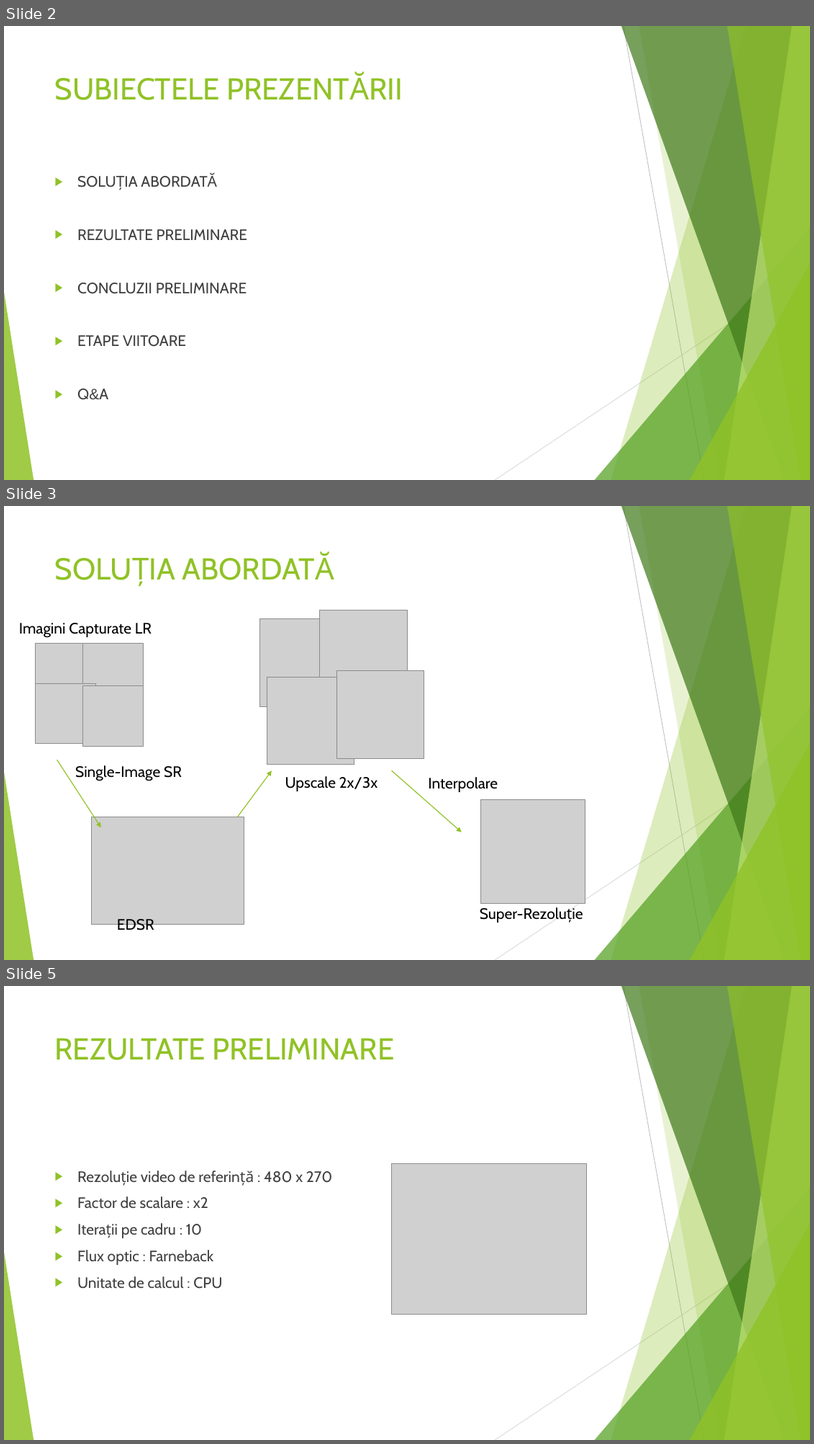
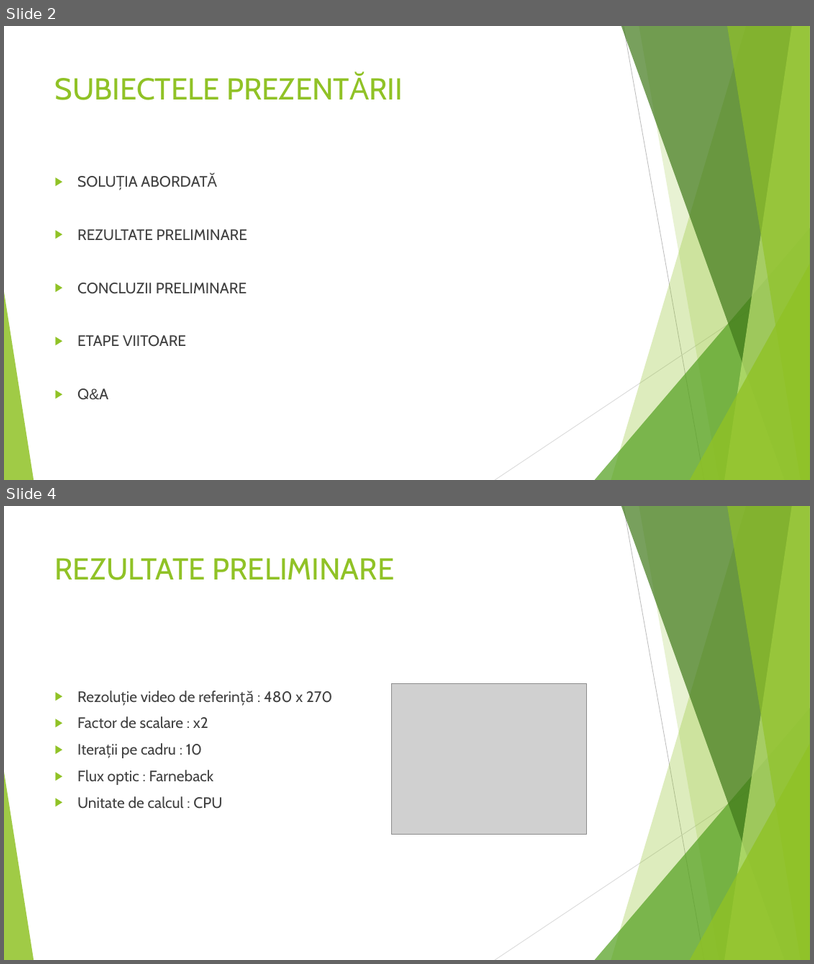
Before and after one commit to DragoshAndrei/SuperResolution_ACI, a slide deck: SUPER RESOLUTION A SPATIAL SUBPIXEL INTERPOLATION TECHNIQUE_sprint_2.pptx. Shown one above the other, each under a label of ours: slides 2, 3 and 5 before the commit, slides 2 and 4 after it; the slides between them are not shown. The pictures are 814x1444 and 814x964 pixels, drawn with LibreOffice and Linux fonts; fonts in the diff are those of the drawing; grey boxes stand for pictures. Boxes give left, top, right and bottom in pixels: in the first picture for what was removed or moved away, otherwise in the second. Text is boxed around its words. In the diff, an @@ line names an element or a change of style, - is before the commit and + after.

```diff
--- a/SUPER RESOLUTION A SPATIAL SUBPIXEL INTERPOLATION TECHNIQUE_sprint_2.pptx
+++ b/SUPER RESOLUTION A SPATIAL SUBPIXEL INTERPOLATION TECHNIQUE_sprint_2.pptx
@@ slide 3 removed at (4, 506, 810, 960), background #FFFFFF; not listed: 10 template elements that a slide beside it also shows @@
@@ title removed at (183, 554, 334, 580) @@
-SOLUȚIA ABORDATĂ
@@ picture removed at (320, 610, 407, 698) @@
@@ text removed at (19, 623, 152, 638) @@
-Imagini Capturate LR
@@ picture removed at (260, 619, 347, 706) @@
@@ picture removed at (36, 644, 96, 704) @@
@@ picture removed at (82, 644, 143, 704) @@
@@ picture removed at (267, 677, 354, 764) @@
@@ picture removed at (337, 671, 424, 758) @@
@@ picture removed at (36, 683, 96, 744) @@
@@ picture removed at (82, 686, 143, 746) @@
@@ arrow removed from (57, 760) to (101, 827) @@
@@ text removed at (75, 765, 182, 781) @@
-Single-Image SR
@@ arrow removed from (238, 816) to (272, 770) @@
@@ text removed at (286, 776, 378, 791) @@
-Upscale 2x/3x
@@ arrow removed from (392, 770) to (462, 832) @@
@@ text removed at (428, 777, 498, 792) @@
-Interpolare
@@ picture removed at (481, 800, 585, 903) @@
@@ picture removed at (91, 817, 244, 924) @@
@@ text removed at (480, 907, 567, 922) @@
-Super-Rezoluție
@@ text removed at (117, 919, 154, 934) @@
-EDSR
@@ what was slide 5 is now slide 4 @@
```
Also in this commit, not shown: 1 slide changed, 1 slide added, 1 other slide removed.
